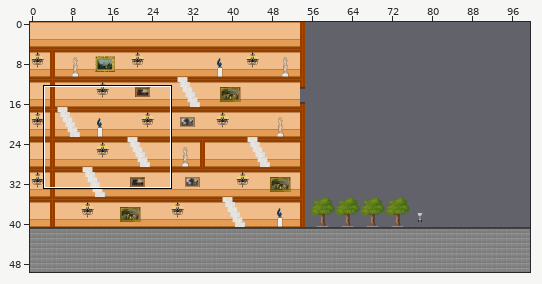
Two states of a Tiled map, Game/core/assets/level8.tmx. Above, an overview of the earlier version with the close-up marked.
Close-up. Earlier state:
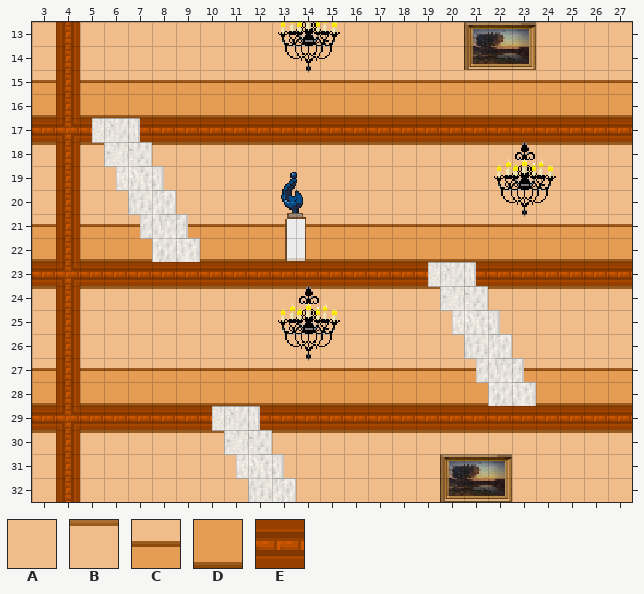
Cells are 16x16 px. Shown: x 3..27, y 13..32. The commit also changed other parts of the map, which this record leaves out.
Key: from "Style": A 1216, B 1217, C 1281, D 1344, E 1349.
_ is an empty cell, # one hidden under a higher layer.
Layers that did not change in this view are not listed.
Layer "m1" before, first column x 3:
13 A#AAAAAAAAAAAAAAAA###AAAA
14 A#AAAAAAAAAAAAAAAA###AAAA
15 C#CCCCCCCCCCCCCCCCCCCCCCC
16 D#DDDDDDDDDDDDDDDDDDDDDDD
17 E#E#EEEEEEEEEEEEEEEEEEEEE
18 B#B##BBBBBBBBBBBBBBBBBBBB
19 A#AA#AAAAAAAAAAAAAAAAAAAA
20 A#AA##AAAAAAAAAAAAAAAAAAA
21 C#CCC#CCCCCCCCCCCCCCCCCCC
22 D#DDD##DDDDDDDDDDDDDDDDDD
23 E#EEEEEEEEEEEEEEE#EEEEEEE
24 B#BBBBBBBBBBBBBBB##BBBBBB
25 A#AAAAAAAAAAAAAAAA#AAAAAA
26 A#AAAAAAAAAAAAAAAA##AAAAA
27 C#CCCCCCCCCCCCCCCCC#CCCCC
28 D#DDDDDDDDDDDDDDDDD##DDDD
29 E#EEEEEE#EEEEEEEEEEEEEEEE
30 B#BBBBBB##BBBBBBBBBBBBBBB
31 A#AAAAAAA#AAAAAAA###AAAAA
32 A#AAAAAAA##AAAAAA###AAAAA
After the commit:
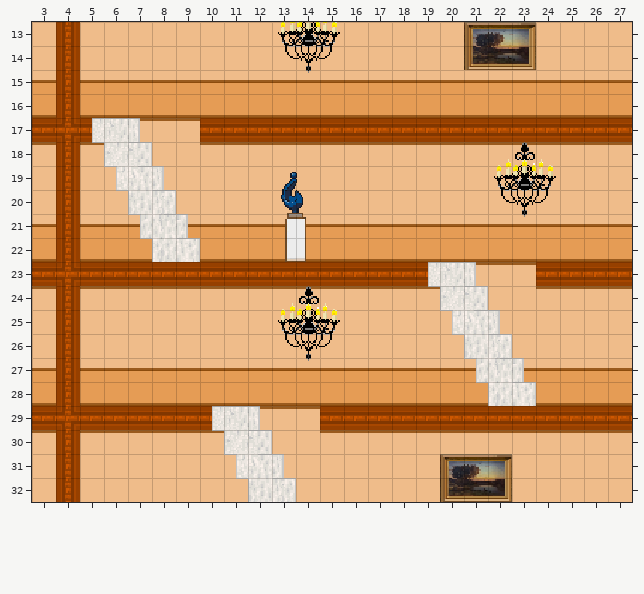
Difference:
Changed rows in their new state; . is an unchanged cell.
Layer "m1":
first column x 7:
17 BBB
18 .AA
first column x 21:
23 BBB
24 .AA
first column x 12:
29 BBB
30 .AA
Boxes around the changes in both close-ups, in picture pixels (x1, y1, x2, y2):
changed: (140, 118, 200, 145)
changed: (476, 262, 536, 289)
changed: (260, 406, 320, 433)
